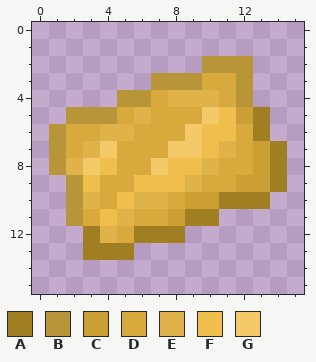
Pixel-art sprite, stored at Versandordner/bronze_plate.png. This is how it looked before the edit.
The file is 16x16 pixels. Colours within 5 levels of each other are drawn and written as one.
Palette (. is transparent): A #a07f23  B #b79538  C #cc9f35  D #d8aa3e  E #e0b34a  F #efbe4c  G #f4ca69
Pixels before, first column x 1:
 2 .........BBB..
 3 ......BBBDDB..
 4 ....BBDEEEDB..
 5 .BBBDEDDDGFCA.
 6 BDDEEDDDGFFDA.
 7 BDEGDDDGGFEDCA
 8 BEGFDDGFFEDDCA
 9 .BFDDFFFEDDCCA
10 .BEDFEEDCCAAA.
11 .BDFEDDCAA....
12 ..AEDAAA......
13 ..AAA.........
After the commit:
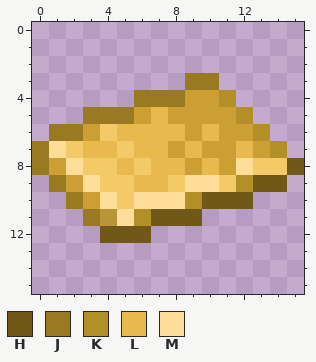
Colours new in this view: H #705818  J #997921  K #b28f27  L #e8ba4e  M #ffde99
Edits made:
Changed rows in their new state; - is an unchanged pixel.
first column x 0:
 2 ----------...---
 3 -------..JJ..---
 4 -----.JJJCCK.---
 5 --.JJJCLCCCCK.--
 6 -JJCGLLLLCLCCK--
 7 JMGLLGLLCLCCL-K-
 8 JCM-GLGLLCLCMGGH
 9 -JCMGGLLGMMGKHH-
10 --JCMGMMMKHHH.--
11 --.JBMKHHH.-----
12 ---.HHH..-------
13 ---...----------
